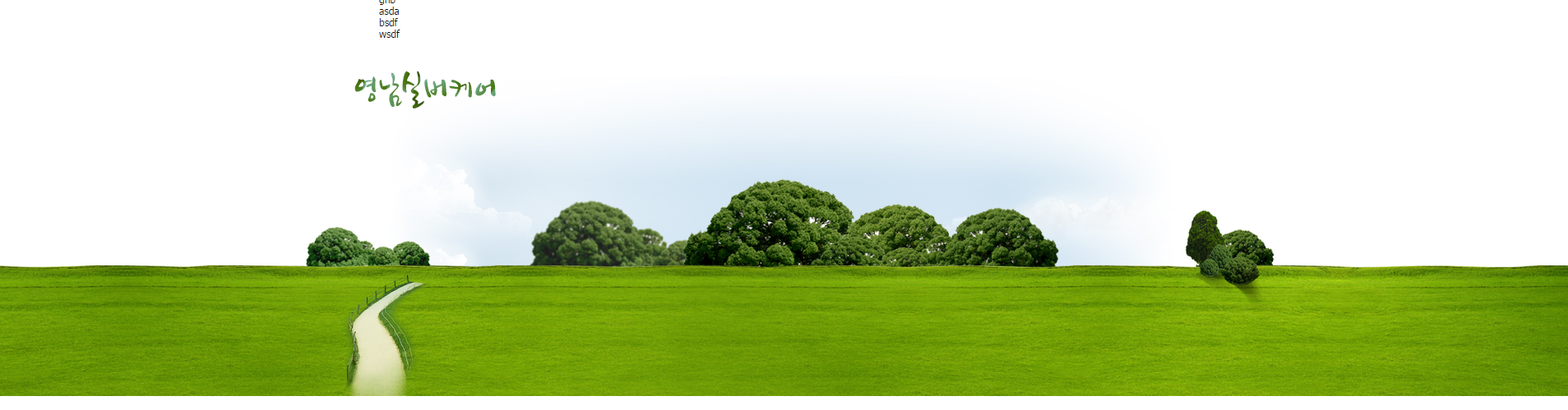
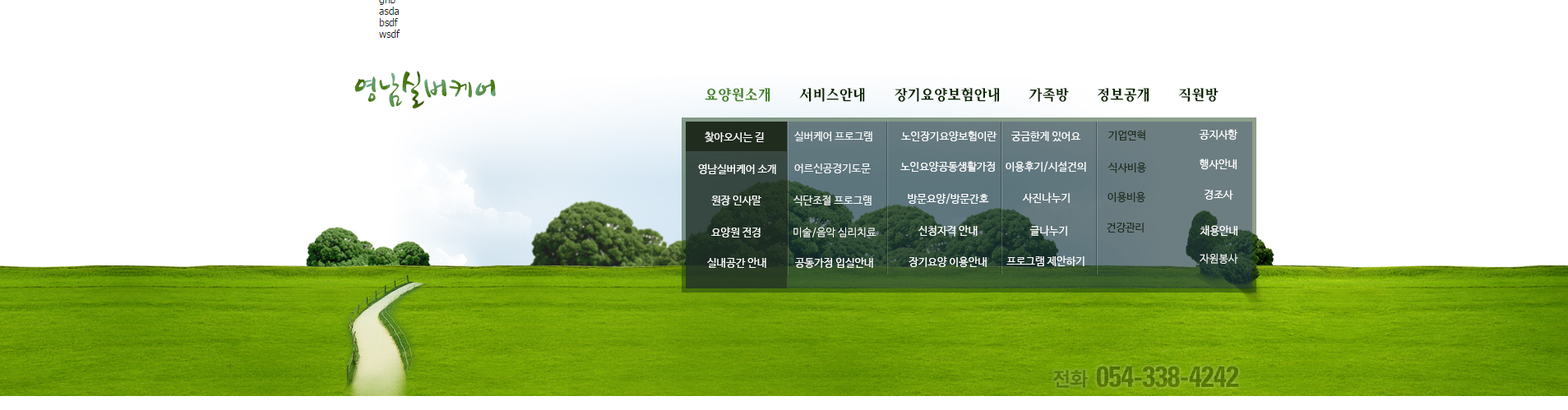
Comparing the layer stacks of the two w=1568, h=410 images. Changes:
added layer "전화" (31%) above "054-338-4242" over [1052, 370, 1088, 389]
added layer "054-338-4242" (37%) above "서브메뉴" over [1096, 365, 1240, 389]
added group "서브메뉴" with 42 layers above "사진첩" over [681, 117, 1257, 293]
added layer "프로그램 제안하기" in group "서브메뉴" over [1006, 255, 1085, 267]
added layer "이용후기/시설건의" in group "서브메뉴" over [1005, 161, 1087, 173]
added layer "궁금한게 있어요" in group "서브메뉴" over [1011, 130, 1081, 142]
added layer "장기요양 이용안내" in group "서브메뉴" over [908, 256, 987, 269]
added layer "신청자격 안내" in group "서브메뉴" over [917, 225, 978, 237]
added layer "방문요양/방문간호" in group "서브메뉴" over [907, 193, 990, 205]
added layer "노인요양공동생활가정" in group "서브메뉴" over [900, 161, 995, 173]
added layer "노인장기요양보험이란" in group "서브메뉴" over [901, 130, 998, 142]
added layer "공동가정 입실안내" in group "서브메뉴" over [795, 257, 874, 269]
added layer "미술/음악 심리치료" in group "서브메뉴" over [793, 226, 877, 238]
added layer "식단조절 프로그램" (90%) in group "서브메뉴" over [793, 194, 872, 207]
added layer "어르신공경기도문" (90%) in group "서브메뉴" over [794, 163, 871, 174]
added layer "실버케어 프로그램" (90%) in group "서브메뉴" over [794, 131, 873, 142]
added layer "실내공간 안내" in group "서브메뉴" over [707, 257, 767, 269]
added layer "영남실버케어 소개" in group "서브메뉴" over [698, 163, 777, 175]
added layer "찾아오시는 길" in group "서브메뉴" over [704, 131, 764, 143]
added layer "Layer 5" in group "서브메뉴" over [685, 121, 787, 152]
added layer "Layer 6" (63%) in group "서브메뉴" over [685, 121, 787, 289]
added layer "Layer 3" (31%) in group "서브메뉴" over [685, 121, 1253, 289]
added layer "Layer 2" (49%) in group "서브메뉴" over [681, 117, 1257, 293]
added layer "요양원소개 서비스안내 장기요양보험안내 가족방 정보공개 직원방" (2nd of 2) above "영남실버케어" over [704, 87, 1219, 102]
…and 21 more changes (21 added)
